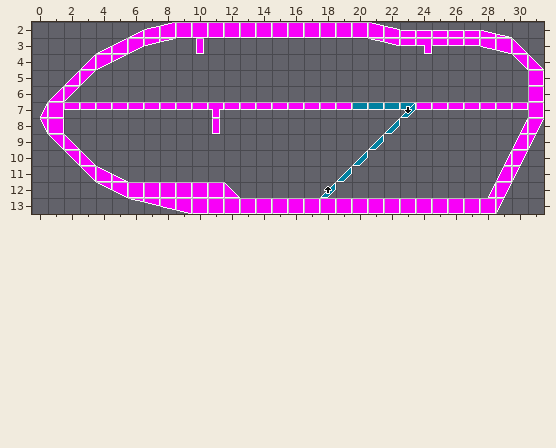
Tiled map (JSON) -- game/res/map/cloud-chaser.tmj. Above is the file before it was changed.
Cells are 16x16 px. Shown: x 0..31, y 2..13.
After:
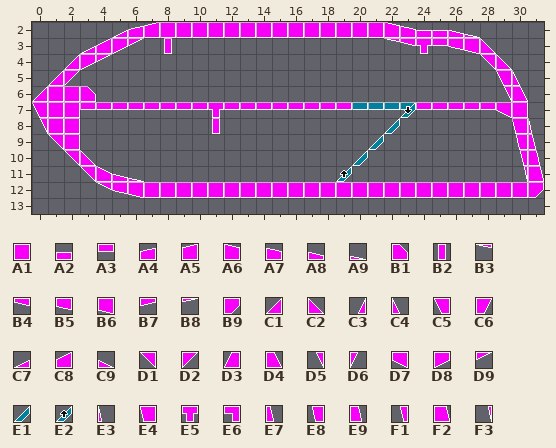
Key: from "solid": A1 0, A2 1, A3 2, A4 6, A5 7, A6 8, A7 9, A8 10, A9 11, B1 14, B2 18, B3 20, B4 21, B5 22, B6 23, B7 26, B8 27, B9 30, C1 34, C2 35, C3 36, C4 37, C5 38, C6 39, C7 40, C8 41, C9 43, D1 50, D2 51, D3 52, D4 53, D5 54, D6 55, D7 57, D8 58, D9 59, E1 74, E2 125, E3 133, E4 134, E5 139, E6 145, E7 149, E8 150, E9 165, F1 166, F2 181, F3 182.
__ is an empty cell.
The exact change:
Layer "solid":
y 2: x 5..8 __ C7 A4 A5 -> C7 A4 A5 A1; x 21..23 A6 A7 A2 -> A1 A6 A7; x 26..29 A2 A2 A8 A9 -> A8 A9 __ __
y 3: x 3..8 __ C7 C8 D8 B7 B8 -> C7 C8 D8 D9 __ B2; x 10 B2 -> __; x 21..24 B3 B4 A3 E6 -> __ B3 B4 E5; x 26..30 A3 A3 B5 B6 C2 -> B5 B6 C2 __ __
y 4: x 2..5 __ C1 D8 D9 -> C1 D8 D9 __; x 28..31 __ __ D1 C2 -> D1 C2 __ __
y 5: x 1..3 __ C1 D2 -> C1 D2 __; x 29..31 __ __ A1 -> C5 C4 __
y 6: x 0..3 __ C1 D2 __ -> C1 A1 A1 B1; x 29..31 __ __ A1 -> D5 D4 __
y 7: x 0 C3 -> C5; x 2 A3 -> A1; x 29..31 A3 A3 A1 -> D7 A1 __
y 8: x 2 __ -> A1; x 30..31 C3 C6 -> E4 E3
y 9: x 2 C2 -> A1; x 30..31 D3 D6 -> E8 E7
y 10: x 29..31 C3 C6 __ -> __ F1 E9
y 11: x 5..6 C9 __ -> A8 A9; x 19 E1 -> E2; x 29..31 D3 D6 __ -> __ F3 F2
y 12: x 5..6 D7 A1 -> B5 B6; x 12..31 C2 __ __ __ __ __ E2 __ __ __ __ __ __ __ __ __ C3 C6 __ __ -> A1 A1 A1 A1 A1 A1 A1 A1 A1 A1 A1 A1 A1 A1 A1 A1 A1 A1 A1 B9
y 13: x 6..29 B3 B4 B5 B6 A1 A1 A1 A1 A1 A1 A1 A1 A1 A1 A1 A1 A1 A1 A1 A1 A1 A1 A1 D6 -> __ __ __ __ __ __ __ __ __ __ __ __ __ __ __ __ __ __ __ __ __ __ __ __
Boxes around the changes in both pictures, in picture pixels (x1, y1, x2, y2):
changed: (32, 22, 544, 214)
